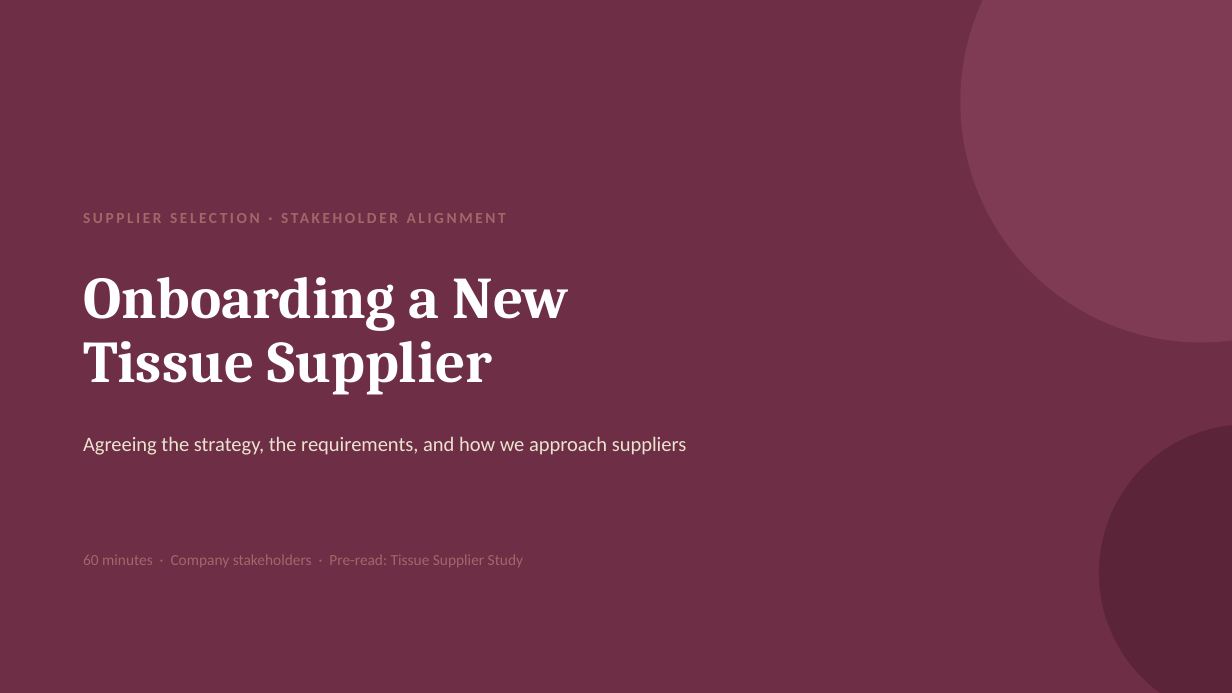
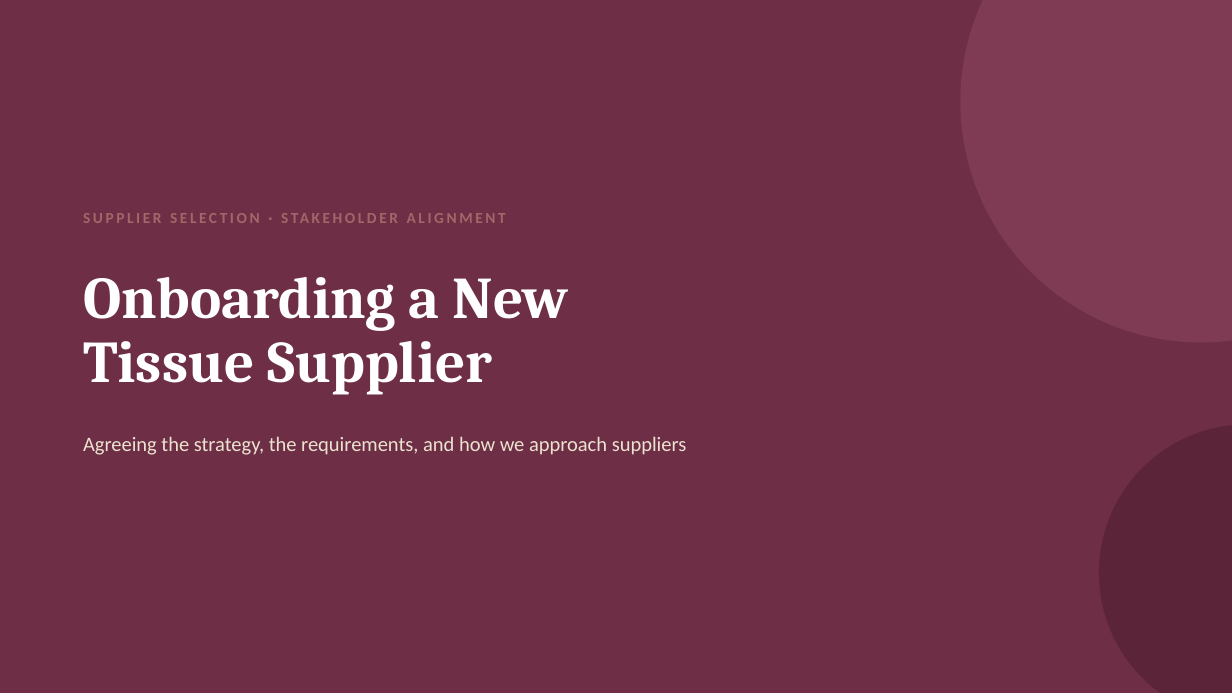
Before and after one commit to naviero1/Claude-Works, a slide deck: slide 1 of Tissue Supplier Research/Supplier_Strategy_Meeting.pptx. Drawn at 1232x693 pixels with LibreOffice and Linux fonts; fonts in the diff are those of the drawing. Boxes give left, top, right and bottom in pixels: in the first picture for what was removed or moved away, otherwise in the second. Text is boxed around its words. In the diff, an @@ line names an element or a change of style, - is before the commit and + after.

```diff
--- a/Tissue Supplier Research/Supplier_Strategy_Meeting.pptx
+++ b/Tissue Supplier Research/Supplier_Strategy_Meeting.pptx
@@ text removed at <box>83,555,523,567</box> @@
-60 minutes · Company stakeholders · Pre-read: Tissue Supplier Study
```
Also in this commit, not shown: 3 other slides changed.
